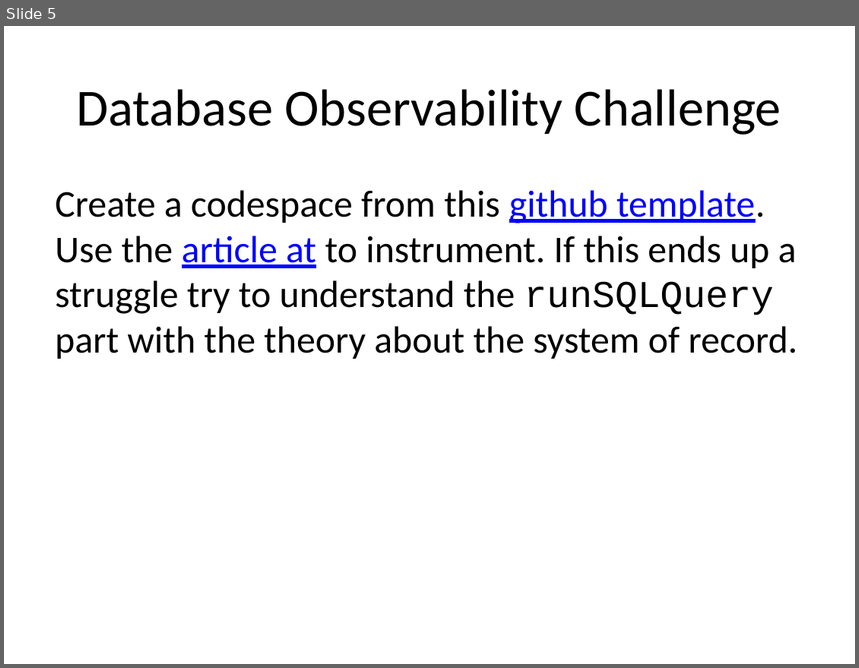
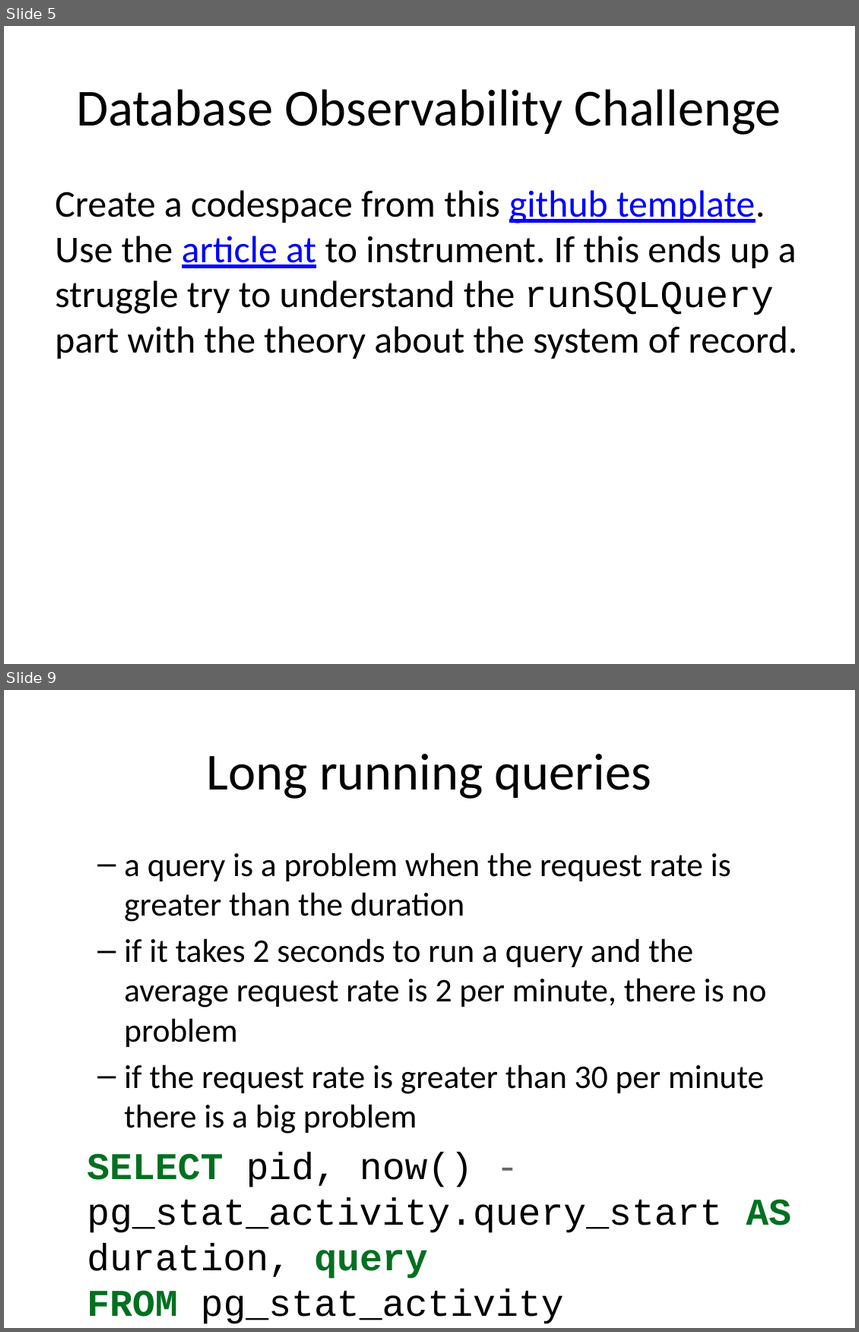
Before and after one commit to rhildred/INFO8985, a slide deck: database_collecting/slides.pptx. Shown one above the other, each under a label of ours: slide 5 before the commit, slides 5 and 9 after it; the slides between them are not shown. The pictures are 859x668 and 859x1332 pixels, drawn with LibreOffice and Linux fonts; fonts in the diff are those of the drawing. Boxes give left, top, right and bottom in pixels: in the first picture for what was removed or moved away, otherwise in the second. Text is boxed around its words. In the diff, an @@ line names an element or a change of style, - is before the commit and + after.

```diff
--- a/database_collecting/slides.pptx
+++ b/database_collecting/slides.pptx
@@ slide 9 added at (4, 690, 855, 1328), background #FFFFFF @@
@@ title added at (207, 754, 652, 799), 44 pt, text #000000 @@
+Long running queries
@@ text added at (87, 853, 792, 1325), 28 pt, text #000000 @@
+  – a query is a problem when the request rate is greater than the duration
+  – if it takes 2 seconds to run a query and the average request rate is 2 per minute, there is no problem
+  – if the request rate is greater than 30 per minute there is a big problem
+SELECT pid, now() - pg_stat_activity.query_start AS duration, query
+FROM pg_stat_activity
+WHERE (now() - pg_stat_activity.query_start) > interval '2 minutes';
```
Also in this commit, not shown: 8 other slides added, 18 other files.
